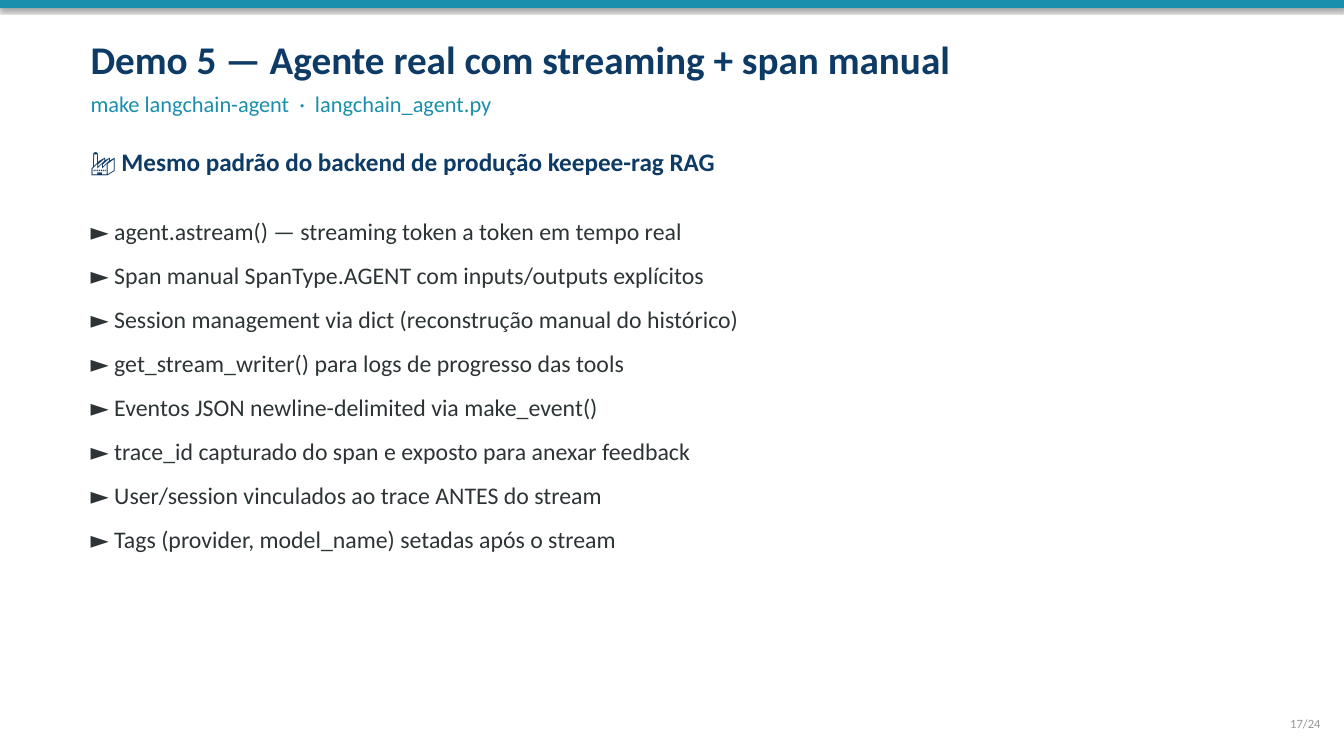
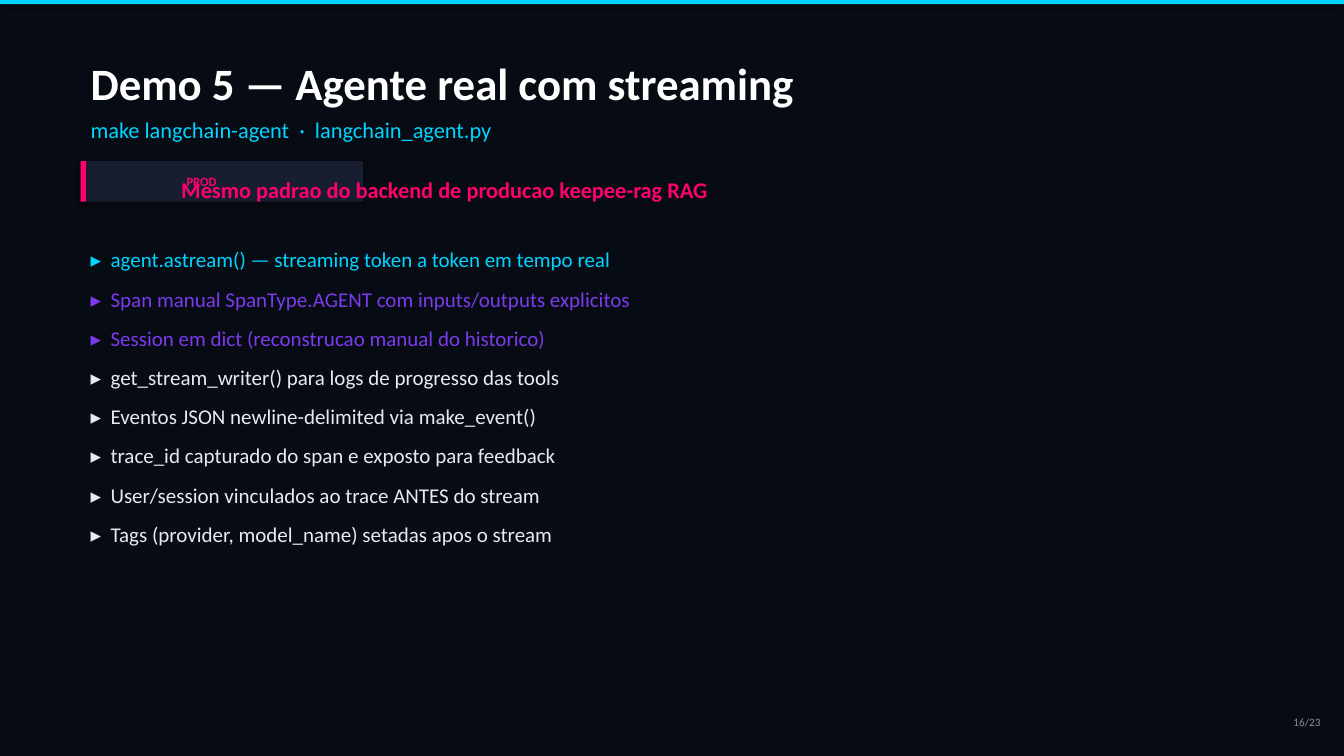
Before and after one commit to marcos2872/ia-observability, a slide deck: slide 16 of docs/workshop-observabilidade-ia.pptx (slide 17 before the commit). Drawn at 1344x756 pixels with LibreOffice and Linux fonts; fonts in the diff are those of the drawing. Boxes give left, top, right and bottom in pixels: in the first picture for what was removed or moved away, otherwise in the second. Text is boxed around its words. In the diff, an @@ line names an element or a change of style, - is before the commit and + after.

Commit message:
feat: redesign PPTX with futuristic dark theme and cover image
- Full-bleed cover image (Gemini_Generated_Image) with dark overlay
- Neon cyber palette: cyan, purple, mint, pink on deep navy bg
- Dark cards with left accent bars (glassmorphism-inspired)
- Section slides with large numbers and decorative lines
- 23 slides total (roteiro slide removed)
- All content slides: dark background, code blocks in monospace,
  tables with alternating dark rows, numbered steps
- Script refactored with helpers: _card, _section_number, _alpha (XML transparency)

```diff
--- a/docs/workshop-observabilidade-ia.pptx
+++ b/docs/workshop-observabilidade-ia.pptx
@@ background #FFFFFF to #070B14 @@
@@ rectangle: place and size @@
-rectangle at bbox=[0, 0, 1344, 8]
+rectangle at bbox=[0, 0, 1344, 4]
@@ rectangle at bbox=[0, 0, 1344, 4]: fill #1A8FAD to #00D4FF @@
@@ text at bbox=[91, 68, 794, 108]: text changed; size 28 to 32 pt; text colour #0D3B66 to #FFFFFF @@
-Demo 5 — Agente real com streaming + span manual
+Demo 5 — Agente real com streaming
@@ text "make langchain-agent · langchain_agent.py": place and size @@
-text "make langchain-agent · langchain_agent.py" at bbox=[91, 96, 491, 116]
+text "make langchain-agent · langchain_agent.py" at bbox=[91, 122, 491, 142]
@@ text "make langchain-agent · langchain_agent.py" at bbox=[91, 122, 491, 142]: text colour #1A8FAD to #00D4FF @@
@@ rectangle added at bbox=[81, 161, 363, 202], fill #181E30 @@
@@ rectangle added at bbox=[81, 161, 87, 202], fill #FF006E @@
@@ text at bbox=[181, 179, 707, 202]: text changed; size 18 to 16 pt; text colour #0D3B66 to #FF006E @@
-🏭 Mesmo padrão do backend de produção keepee-rag RAG
+Mesmo padrao do backend de producao keepee-rag RAG
@@ text added at bbox=[187, 176, 217, 190], 9 pt, text #FF006E, bold @@
+PROD
@@ text at bbox=[111, 252, 630, 546]: text changed; size 17 to 15 pt; text colour #2D3436 to #E8EAED @@
-► agent.astream() — streaming token a token em tempo real
-► Span manual SpanType.AGENT com inputs/outputs explícitos
-► Session management via dict (reconstrução manual do histórico)
-► get_stream_writer() para logs de progresso das tools
-► Eventos JSON newline-delimited via make_event()
-► trace_id capturado do span e exposto para anexar feedback
-► User/session vinculados ao trace ANTES do stream
-► Tags (provider, model_name) setadas após o stream
+▸ agent.astream() — streaming token a token em tempo real
+▸ Span manual SpanType.AGENT com inputs/outputs explicitos
+▸ Session em dict (reconstrucao manual do historico)
+▸ get_stream_writer() para logs de progresso das tools
+▸ Eventos JSON newline-delimited via make_event()
+▸ trace_id capturado do span e exposto para feedback
+▸ User/session vinculados ao trace ANTES do stream
+▸ Tags (provider, model_name) setadas apos o stream
@@ text at bbox=[1293, 718, 1320, 726]: text changed; size 9 to 8 pt; text colour #999999 to #8B8F9E @@
-17/24
+16/23
```
Also in this commit, not shown: 20 other slides changed, 2 slides added, 3 slides removed, 1 other file.
